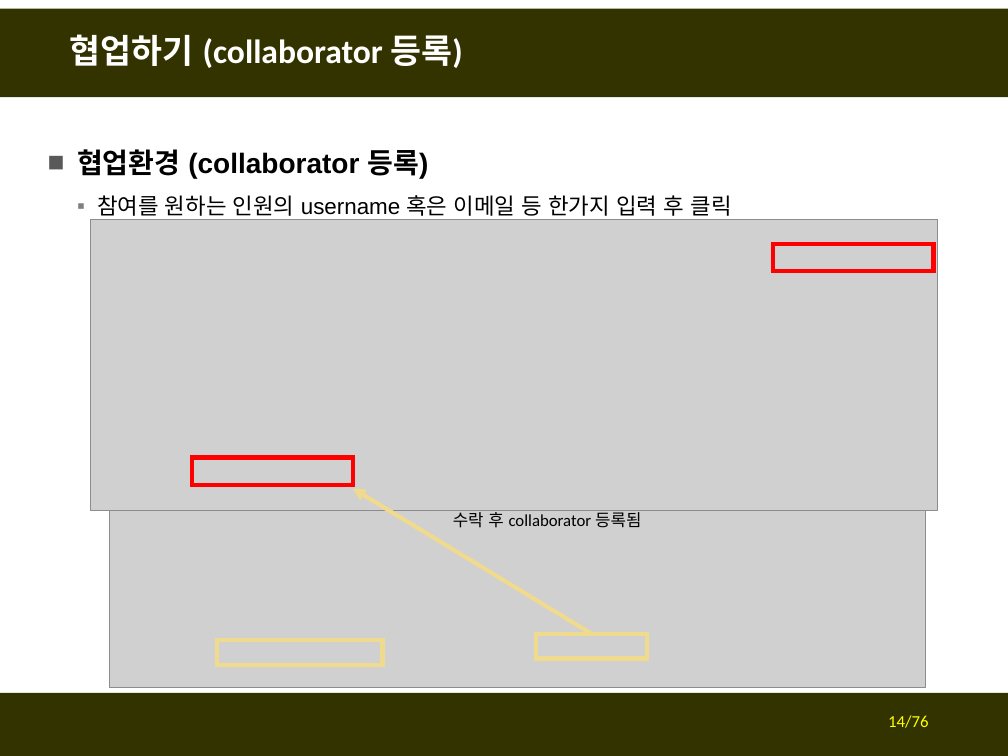
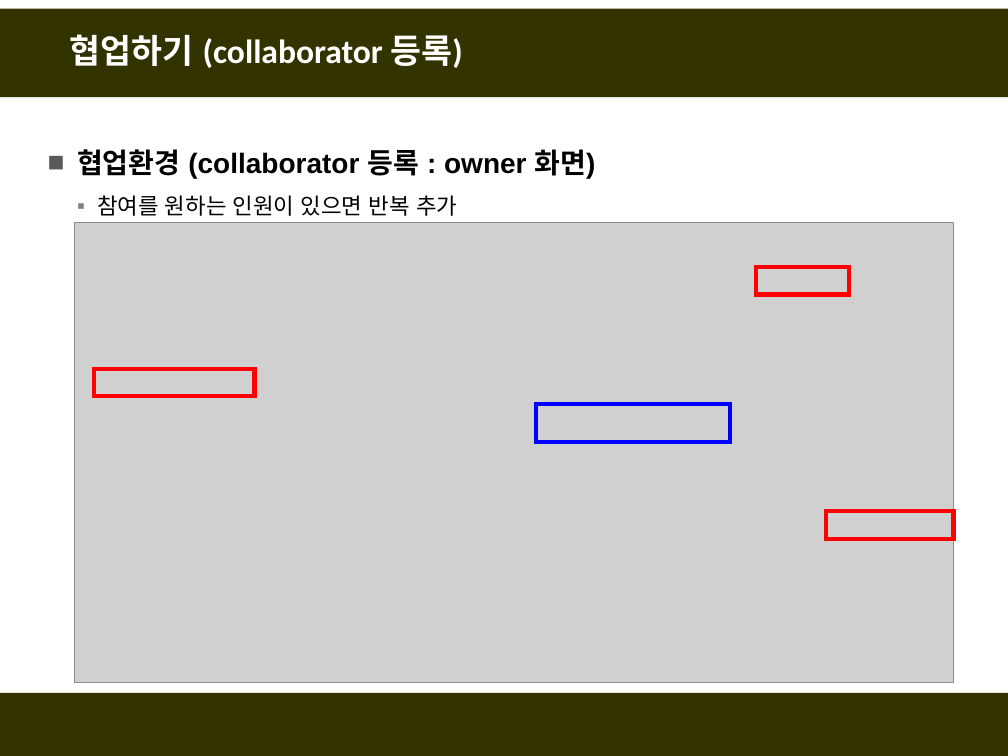
Before and after one commit to fasthill/github-lecture, a slide deck: slide 16 of git및github첫걸음4-협업하기.pptx (slide 14 before the commit). Drawn at 1008x756 pixels with LibreOffice and Linux fonts; fonts in the diff are those of the drawing; grey boxes stand for pictures. Boxes give left, top, right and bottom in pixels: in the first picture for what was removed or moved away, otherwise in the second. Text is boxed around its words. In the diff, an @@ line names an element or a change of style, - is before the commit and + after.

```diff
--- a/git및github첫걸음4-협업하기.pptx
+++ b/git및github첫걸음4-협업하기.pptx
@@ text at [77, 149, 596, 216]: text changed; size 16 to 20 pt; bold on @@
-■ 협업환경 (collaborator 등록)
-  ▪ 참여를 원하는 인원의 username 혹은 이메일 등 한가지 입력 후 클릭
+■ 협업환경 (collaborator 등록 : owner 화면)
+  ▪ 참여를 원하는 인원이 있으면 반복 추가
@@ picture: place and size @@
-picture at [91, 220, 938, 511]
+picture at [75, 222, 954, 682]
@@ rectangle: place and size @@
-rectangle at [773, 244, 933, 271]
+rectangle at [756, 267, 849, 294]
@@ rectangle: place and size @@
-rectangle at [193, 458, 353, 485]
+rectangle at [94, 369, 254, 396]
@@ rectangle added at [536, 404, 731, 443], outline #0000FF 3 pt @@
@@ picture removed at [109, 421, 925, 687] @@
@@ arrow removed from (592, 634) to (353, 489) @@
@@ text removed at [453, 510, 641, 528] @@
-수락 후 collaborator 등록됨
@@ rectangle added at [826, 511, 954, 538], outline #FF0000 3 pt @@
@@ rectangle removed at [218, 640, 383, 665] @@
@@ rectangle removed at [536, 634, 647, 659] @@
@@ page number removed at [888, 715, 928, 728] @@
-14/76
```
Also in this commit, not shown: 20 other slides changed, 5 slides added.
